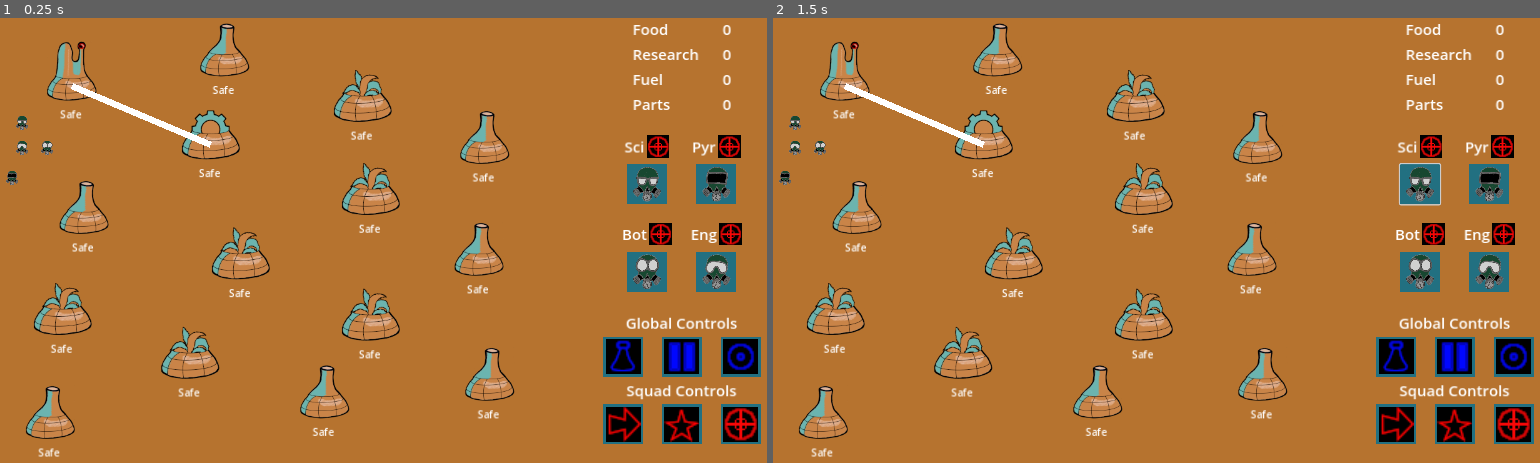
Above: before the commit, frames 1-2 (left to right).
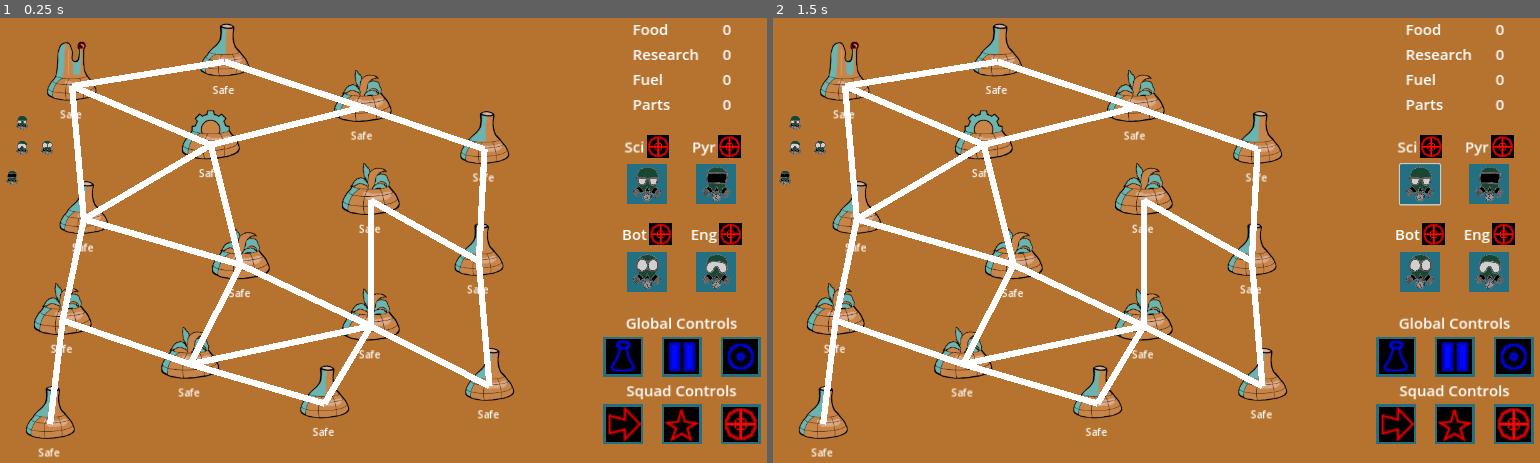
Above: after the commit, the same moments.

Repository: Aveli-games/contra-tentacula
Game: Godot game, scene res://main.tscn
Two runs of this game, one before a commit and one after it. Both use one fixed random seed, a clock stepped at 60 frames per second and the inputs below.
Inputs (mouse positions are in pixels of both pictures, inside the frame that each line leads up to):
- Up to frame 1 (0.25 s): no input
- Up to frame 2 (1.5 s): click (1417, 182) at 0.52 s; click (1417, 182) at 1.27 s

The runs differ from the first frame. In frame 1, 5.0% of the frame differs, in the area x 6-65%, y 9-92%; in frame 2, 5.0%.

Commit message:
sample network in main scene

Diff:
--- a/dome.tscn
+++ b/dome.tscn
@@ -43,6 +43,12 @@
 position = Vector2(0, -24)
 polygon = PackedVector2Array(32, -0.5, 44, 13.6, 44, 15.8, 48, 23.8, 48, 36, 46.5, 36, 44.5, 39, 42.4, 39, 37.4, 43, 34 …(268 unchanged characters)…
 
+[node name="DomeName" type="Label" parent="."]
+offset_left = 57.0
+offset_top = -34.0
+offset_right = 130.0
+offset_bottom = -1.0
+
 [connection signal="fully_infested" from="." to="." method="_on_fully_infested"]
 [connection signal="timeout" from="InfestationCheckTimer" to="." method="_on_infestation_check_timer_timeout"]
 [connection signal="timeout" from="DomeLostCountdownTimer" to="." method="_on_dome_lost_countdown_timer_timeout"]
--- /dev/null
+++ b/domes-toolscript.gd
@@ -0,0 +1,7 @@
+@tool
+extends Node2D
+
+func _ready():
+	if Engine.is_editor_hint():
+		for child in self.get_children():
+			child.get_node('DomeName').text = child.get_name()
--- a/main.gd
+++ b/main.gd
@@ -26,11 +26,32 @@
 
 	$Domes/Dome.set_sprite("res://art/dome_sprites/Dome_hq_96.png")
 
-	# instantiate dome connections
-	DomeConnections.connect_domes($Domes/Dome, $Domes/Dome2)
-	var line_nodes = DomeConnections.draw_connections()
-	for i in line_nodes:
-		add_child(i)
+	# try to put the lower number dome on the left to help prevent repeats, and sort ascending
+	var dome_connections = [
+		[$Domes/Dome, $Domes/Dome2],
+		[$Domes/Dome, $Domes/Dome3],
+		[$Domes/Dome, $Domes/Dome4],
+		[$Domes/Dome2, $Domes/Dome4],
+		[$Domes/Dome2, $Domes/Dome9],
+		[$Domes/Dome2, $Domes/Dome5],
+		[$Domes/Dome3, $Domes/Dome9],
+		[$Domes/Dome4, $Domes/Dome5],
+		[$Domes/Dome4, $Domes/Dome6],
+		[$Domes/Dome5, $Domes/Dome7],
+		[$Domes/Dome5, $Domes/Dome11],
+		[$Domes/Dome6, $Domes/Dome7],
+		[$Domes/Dome6, $Domes/Dome8],
+		[$Domes/Dome7, $Domes/Dome11],
+		[$Domes/Dome7, $Domes/Dome12],
+		[$Domes/Dome9, $Domes/Dome13],
+		[$Domes/Dome10, $Domes/Dome11],
+		[$Domes/Dome10, $Domes/Dome14],
+		[$Domes/Dome11, $Domes/Dome12],
+		[$Domes/Dome11, $Domes/Dome15],
+		[$Domes/Dome13, $Domes/Dome14],
+		[$Domes/Dome14, $Domes/Dome15],
+	]
+	DomeConnections.instantiate_network(dome_connections, self)
 
 func _input(event):
 	if event is InputEventMouseButton:
--- a/main.tscn
+++ b/main.tscn
@@ -1,7 +1,8 @@
-[gd_scene load_steps=5 format=3 uid="uid://dhkl3g2uli04h"]
+[gd_scene load_steps=6 format=3 uid="uid://dhkl3g2uli04h"]
 
 [ext_resource type="Script" path="res://main.gd" id="1_6j1u5"]
 [ext_resource type="PackedScene" uid="uid://dc3j5h50tp0m2" path="res://dome.tscn" id="1_o7dif"]
+[ext_resource type="Script" path="res://domes-toolscript.gd" id="2_b5cb1"]
 [ext_resource type="PackedScene" uid="uid://bj33uhw0gf724" path="res://squad.tscn" id="2_e070c"]
 [ext_resource type="PackedScene" uid="uid://1gp43cg7oef4" path="res://ui.tscn" id="4_6vko8"]
 
@@ -15,6 +16,7 @@
 color = Color(0.713726, 0.45098, 0.184314, 1)
 
 [node name="Domes" type="Node2D" parent="."]
+script = ExtResource("2_b5cb1")
 metadata/_edit_group_ = true
 
 [node name="Dome" parent="Domes" instance=ExtResource("1_o7dif")]
